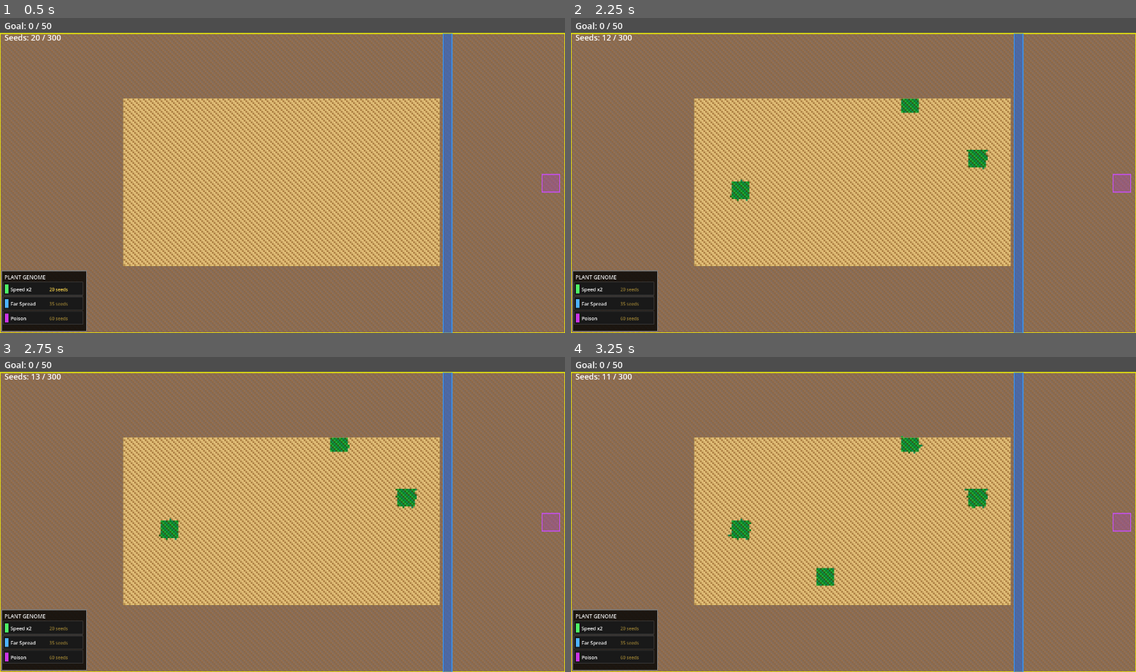
Above: before the commit, frames 1-4 (two rows, left to right).
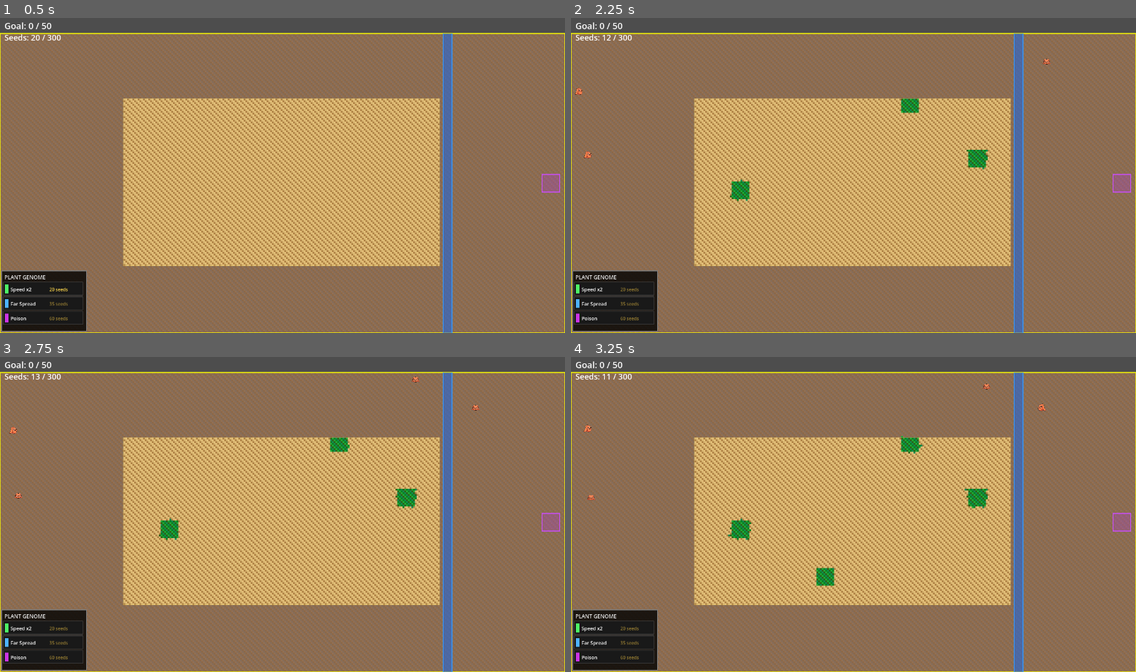
Above: after the commit, the same moments.

Repository: mamo1016/ecosystem-game
Game: Godot game, scene res://world.tscn
The game is run twice, just before and just after one commit, with the same random seed, the same clock (stepped at 60 frames per second) and the same inputs.
Inputs (mouse positions are in pixels of both pictures, inside the frame that each line leads up to):
- Up to frame 1 (0.5 s): no input
- Up to frame 2 (2.25 s): tap Enter at 0.5, 2 s; move the mouse to (977, 159) at 0.52 s; click (977, 159) at 0.67 s; tap Space at 1.25 s; move the mouse to (740, 191) at 1.27 s; click (740, 191) at 1.42 s; move the mouse to (910, 106) at 2.02 s; click (910, 106) at 2.17 s
- Up to frame 3 (2.75 s): no input
- Up to frame 4 (3.25 s): tap Space at 2.75 s; move the mouse to (825, 577) at 2.77 s; click (825, 577) at 2.92 s

Frame 1 is identical in both runs. In frame 2, less than 0.1% of the frame differs, in the area x 0-85%, y 12-45%; in frame 3, less than 0.1%; in frame 4, less than 0.1%, in the area x 2-84%, y 8-46%.

Commit message:
Ensure at least 5 herbivores are always active by spawning from edges

Diff:
--- a/world.gd
+++ b/world.gd
@@ -60,10 +60,10 @@
 const ANIMAL_SIZE    = 5
 
 # --- HERBIVORE SETTINGS ---
-const BIRTH_SUCCESS_CHANCE  = 0.30
+const BIRTH_SUCCESS_CHANCE  = 0.50
 const HERB_STOMACH_CAP      = 60
 const HERB_FOOD_TO_BREED    = 200
-const FULL_DURATION         = 100
+const FULL_DURATION         = 300
 const STARVE_LIMIT          = 1000
 
 # --- APEX PREDATOR SETTINGS ---
@@ -86,7 +86,7 @@
 # --- PLANT SETTINGS ---
 const SUPER_LIFESPAN      = 80
 const SEED_CAP            = 300
-const MAX_SPREAD_PER_TICK = 12000
+const MAX_SPREAD_PER_TICK = 600
 const GROWTH_PER_TICK     = 4
 var   update_interval     = 0.5
 
@@ -506,7 +506,8 @@
 
 func run_simulation_step() -> void:
 	plants_this_tick = 0
-	if herbivore_auto_spawn and (predators.size() == 0 or randf() < 0.04): spawn_red_invader()
+	if predators.size() < 5 or (herbivore_auto_spawn and (predators.size() == 0 or randf() < 0.04)):
+		spawn_red_invader()
 	run_plant_logic()
 	print("Plants spawned: %d | Active Edges: %d" % [plants_this_tick, edge_list.size()])
 	update_ui()
